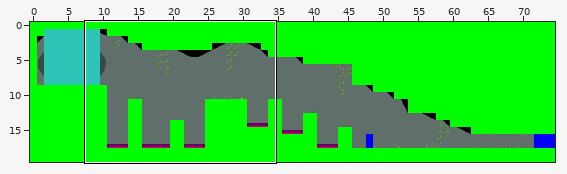
Two versions of a level (Tiled map, Levels/FactoryEntryChallenge/level.tmx). The picture above shows the old version from afar; the outline marks the close-up.
Close-up. The starting point:
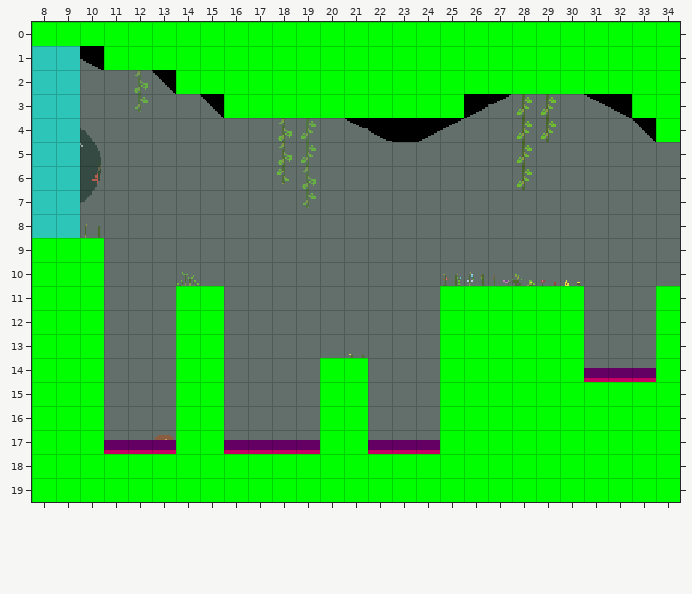
Cells are 16x16 px. Shown: x 8..34, y 0..19. The commit also changed other parts of the map, which this record leaves out.
After the commit:
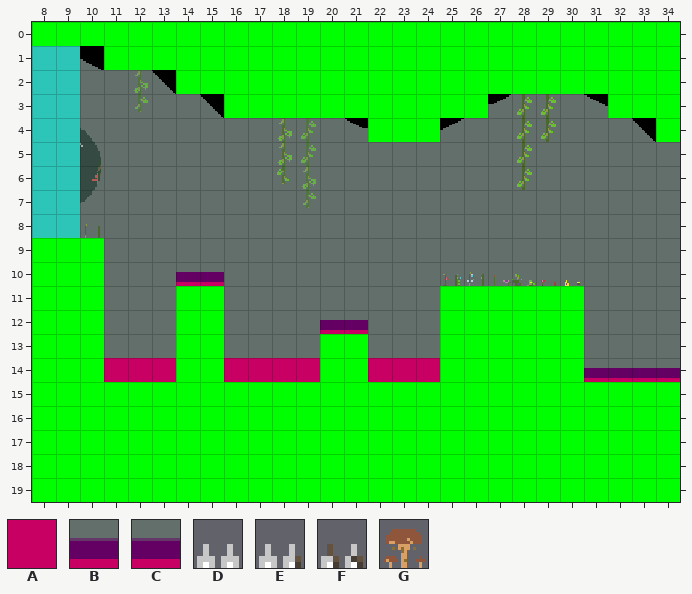
Key: from "industry_tileset_white": A 453, B 1124, C 1125, D 1155, E 1157, F 1158 flipped left-right; from "plants": G 77.
_ is an empty cell, # one hidden under a higher layer.
See-through tiles are keyed as they look on the map.
The exact change:
Layer "Frontground/frontground":
y 17: x 13 G -> _
Layer "Foreground/foreground":
y 10: x 14..15 __ -> DD
y 11: x 34 # -> _
y 12: x 20..21 __ -> DF; x 34 # -> _
y 13: x 34 # -> _
y 14: x 34 # -> D
y 17: x 11..13 DFE -> ###; x 16..19 DDDE -> ####; x 22..24 DFD -> ###
Layer "Foreground/foreground1":
y 11: x 34 # -> _
Layer "Entities/hitable_colliders":
y 10: x 14..15 __ -> BB
y 12: x 20..21 __ -> BB
y 14: x 34 _ -> B
y 17: x 11..13 BBB -> ___; x 16..19 BBBB -> ____; x 22..24 BBB -> ___
Layer "Entities/death_colliders":
y 10: x 14..15 __ -> CC
y 12: x 20..21 __ -> CC
y 14: x 11..13 ___ -> AAA; x 16..19 ____ -> AAAA; x 22..24 ___ -> AAA; x 34 _ -> C
y 17: x 11..13 CCC -> ___; x 16..19 CCCC -> ____; x 22..24 CCC -> ___
Layer "Entities/collisions":
y 3: x 26 _ -> A; x 32 _ -> A
y 4: x 22..24 ___ -> AAA
y 11..12: x 34 A -> _
y 13: x 20..21 __ -> AA; x 34 A -> _
y 14: x 34 A -> _
y 15..17: x 11..13 ___ -> AAA; x 16..19 ____ -> AAAA; x 22..24 ___ -> AAA
